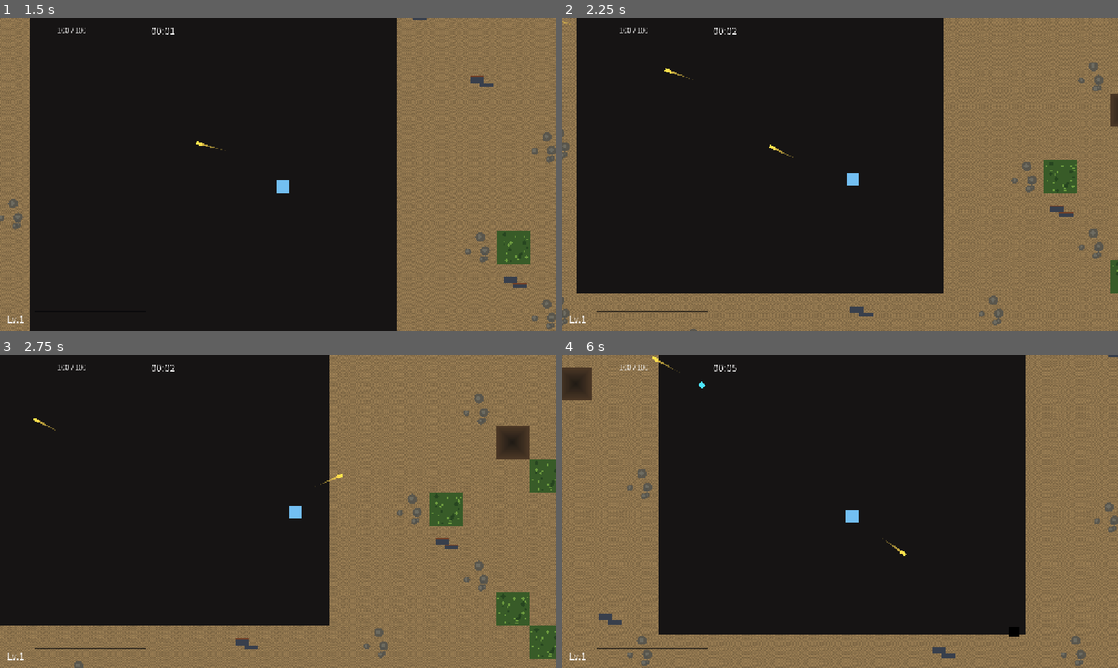
Above: before the commit, frames 1-4 (two rows, left to right).
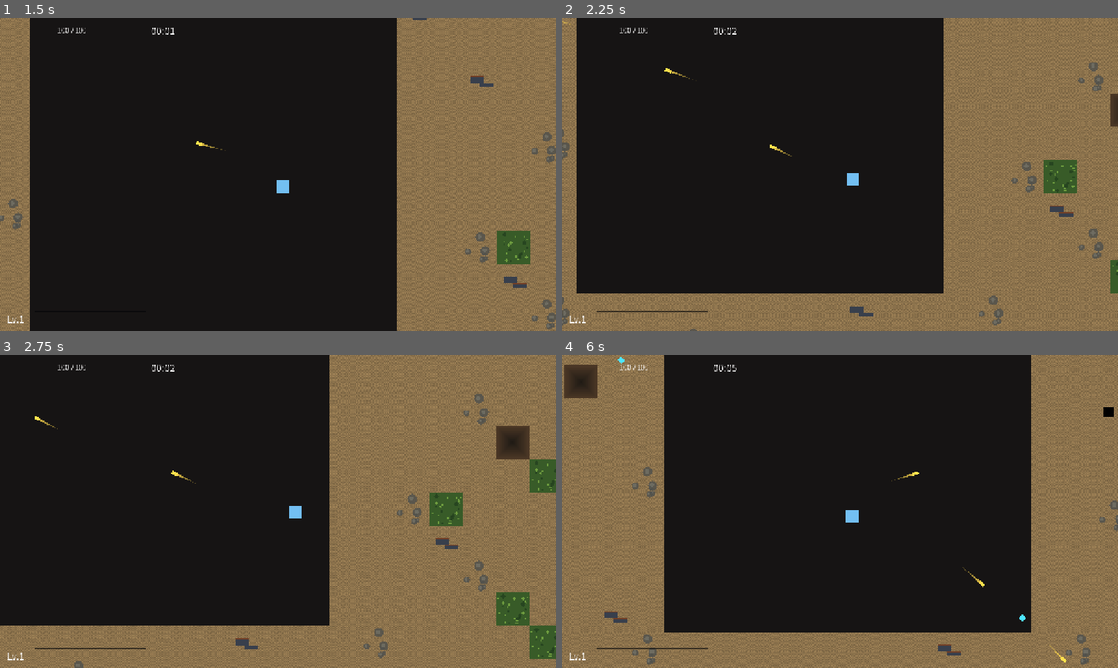
Above: after the commit, the same moments.

Repository: godlikeking/Wasteland-Overdrive
Game: Godot game, scene res://scenes/main.tscn
The game is run twice, just before and just after one commit, with the same random seed, the same clock (stepped at 60 frames per second) and the same inputs.
Inputs:
- Up to frame 1 (1.5 s): tap Enter at 0.5 s; hold D (move_right) 0.53-1.28 s; hold S (move_down) from 1.28 s (still down)
- Up to frame 2 (2.25 s): release S (move_down) at 2.03 s; hold D (move_right) from 2.03 s (still down)
- Up to frame 3 (2.75 s): keep holding D (move_right)
- Up to frame 4 (6 s): release D (move_right) at 2.78 s; hold W (move_up) 2.78-3.53 s; hold A (move_left) 3.53-5.03 s; hold S (move_down) 5.03-5.78 s; hold D (move_right) from 5.78 s (still down)

Frame 1 is identical in both runs. In frame 2, less than 0.1% of the frame differs, in the area x 18-42%, y 16-45%; in frame 3, 0.1%; in frame 4, 11%, in the area x 0-100%, y 0-100%.

Commit message:
tune(enemies): chaser 90 -> 130, drop debug prints
Debug confirmed chasers were moving (pos changed 48px over 0.5s
matching vel*0.5), they were just too slow / too far to feel
threatening. Bump chaser speed to 130. Also remove the tick + first
frame debug prints and the unused _debug_steer_target stub.

Diff:
--- a/data/enemies/chaser.tres
+++ b/data/enemies/chaser.tres
@@ -12,7 +12,7 @@
 sprite_size = Vector2(20, 20)
 collision_radius = 12.0
 max_hp = 20.0
-speed = 90.0
+speed = 130.0
 contact_damage = 10.0
 contact_cooldown = 0.6
 xp_value = 1.0
--- a/scripts/enemy.gd
+++ b/scripts/enemy.gd
@@ -16,8 +16,6 @@
 var swamp_slow: float = 1.0   # toxic swamp slow multiplier
 var _repath_accum: float = 0.0
 var _nav_warmup: float = 0.4
-var _debug_printed: bool = false
-var _t: float = 0.0
 const REPATH_INTERVAL: float = 0.3
 
 # Behavior runtime state
@@ -76,11 +74,6 @@
 		return
 	if _nav_warmup > 0.0:
 		_nav_warmup -= delta
-	# DEBUG: every 0.5s print this enemy's pos+vel to confirm motion.
-	_t += delta
-	if _t >= 0.5:
-		_t = 0.0
-		print("[Enemy tick] pos=%s vel=%s warmup=%s" % [str(global_position), str(velocity), str(_nav_warmup)])
 
 	if _attack_timer > 0.0:
 		_attack_timer -= delta
@@ -99,15 +92,6 @@
 	_maybe_repath(delta)
 	var dir: Vector2 = _steer_dir()
 	velocity = dir * _effective_speed()
-	if not _debug_printed:
-		_debug_printed = true
-		print("[Enemy] pos=%s player=%s dir=%s vel=%s speed=%s nav_agent=%s path_size=%d warmup=%s hp=%s" % [
-			str(global_position), str(_player.global_position), str(dir),
-			str(velocity), str(_effective_speed()),
-			"null" if nav_agent == null else "ok",
-			nav_agent.get_current_navigation_path().size() if nav_agent else -1,
-			str(_nav_warmup), str(hp)
-		])
 	move_and_slide()
 	_apply_contact_damage()
 
@@ -254,10 +238,3 @@
 	if d.length_squared() < 1.0:
 		return (_player.global_position - global_position).normalized()
 	return d.normalized()
-
-# Returns the agent's currently-published next path position (or the
-# raw fallback). Useful for one-off debug prints.
-func _debug_steer_target() -> Vector2:
-	if _player and is_instance_valid(_player):
-		return _player.global_position
-	return Vector2.ZERO
